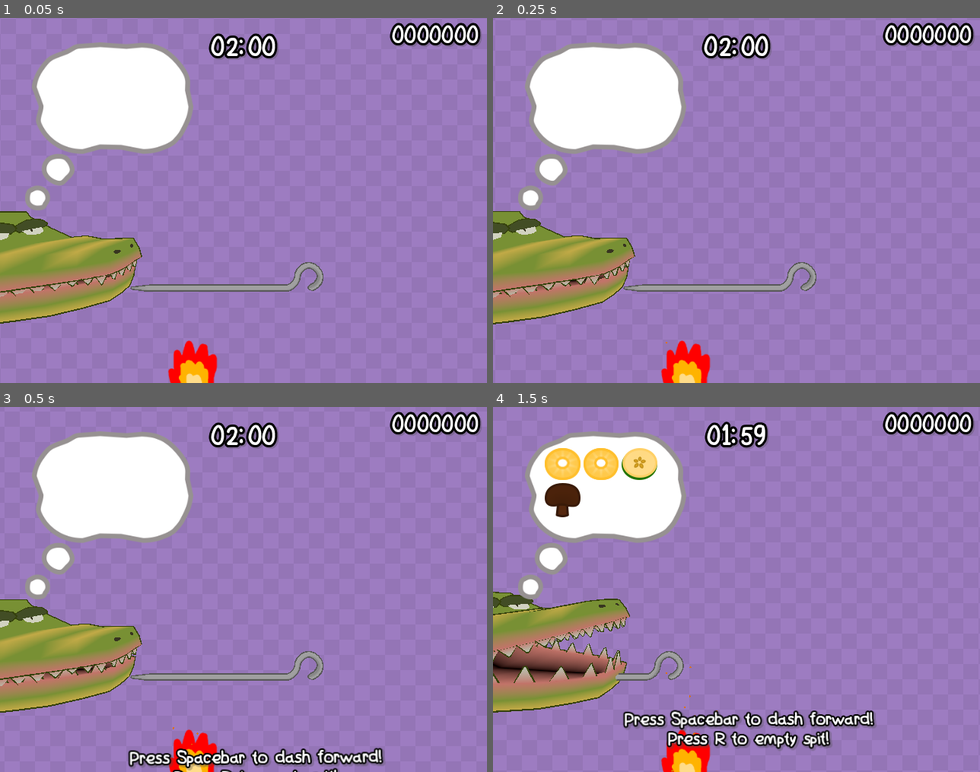
Above: before the commit, frames 1-4 (two rows, left to right).
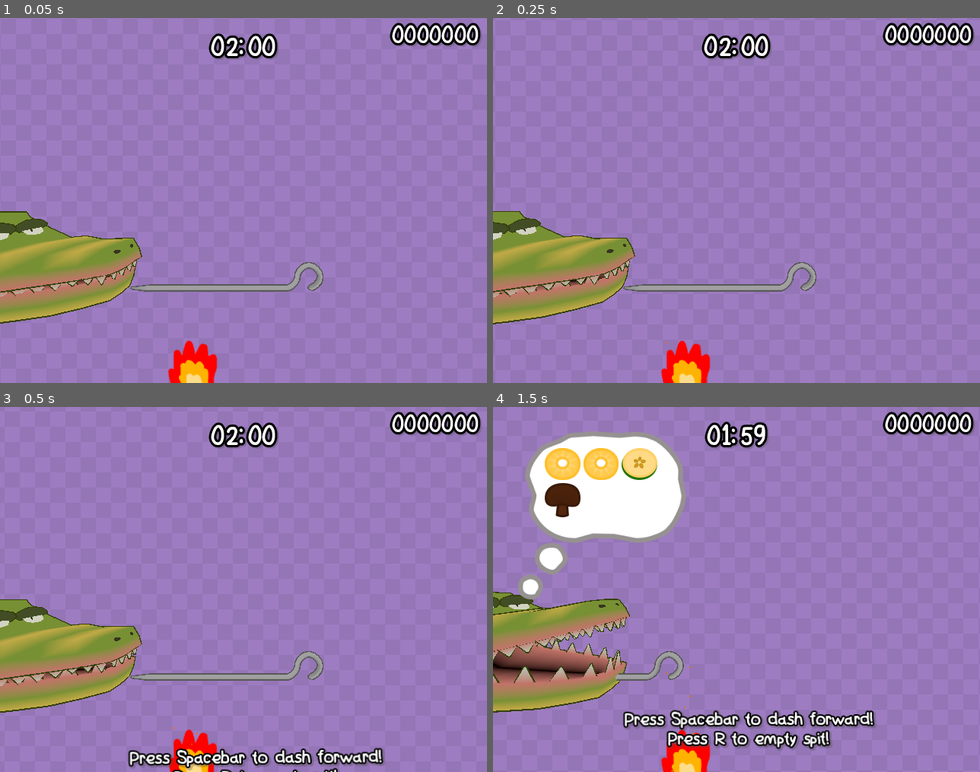
Above: after the commit, the same moments.

Repository: MartinLeGrand/AGES2026GameJam
Game: Godot game, scene res://Project/Maps/GameScene.tscn
The game is run twice, just before and just after one commit, with the same random seed, the same clock (stepped at 60 frames per second) and the same inputs. This scene is started directly instead of the project's main scene. The engine's default icon, where the game draws it, is replaced by a stand-in: a white triangle on a blue panel in a dark square.
Inputs:
- Up to frame 1 (0.05 s): no input
- Up to frame 2 (0.25 s): no input
- Up to frame 3 (0.5 s): no input
- Up to frame 4 (1.5 s): tap Space (dash) at 0.5, 0.6, 1.25 s; hold Right (ui_right) 0.53-1.28 s; hold Left (ui_left) from 1.28 s (still down); tap R (empty_spit) at 1.35 s

The runs differ from the first frame. In frame 1, 9.3% of the frame differs, in the area x 5-40%, y 6-53%; in frame 2, 9.3%; in frame 3, 9.3%; in frame 4, nothing differs.

Commit message:
Thought bubble now shows/hides correctly

Diff:
--- a/Project/Globals/EffectManager/FXManager.tscn
+++ b/Project/Globals/EffectManager/FXManager.tscn
@@ -39,7 +39,7 @@
 [node name="FryingSound" type="AudioStreamPlayer" parent="." unique_id=917541814]
 process_mode = 1
 stream = ExtResource("6_mns4h")
-volume_db = -2.5
+volume_db = -4.0
 
 [node name="EmptySpit" type="AudioStreamPlayer" parent="." unique_id=2123143201]
 stream = ExtResource("7_f6g8c")
--- a/Project/Maps/GameScene.tscn
+++ b/Project/Maps/GameScene.tscn
@@ -254,6 +254,7 @@
 
 [node name="UiOrderThought" parent="CanvasLayerForeground" unique_id=1780630391 instance=ExtResource("1_wot6h")]
 process_mode = 1
+visible = false
 anchors_preset = 8
 anchor_left = 0.5
 anchor_top = 0.5
--- a/Project/Maps/game_scene.gd
+++ b/Project/Maps/game_scene.gd
@@ -7,6 +7,7 @@
 func _ready() -> void:
 	GameManager.init_game()
 	GameManager.game_started.connect(ui_order_thought.show)
+	GameManager.game_ended.connect(ui_order_thought.hide)
 	GameManager.game_ended.connect(func(): get_tree().change_scene_to_file("res://Project/Maps/EndScene.tscn"))
 
 
--- a/project.godot
+++ b/project.godot
@@ -10,7 +10,7 @@
 
 [application]
 
-config/name="Ages 2026 Game Jam"
+config/name="Crocokebab"
 run/main_scene="uid://cfv8kn57cs3su"
 config/features=PackedStringArray("4.7", "Forward Plus")
 config/icon="res://Project/Art/icon.svg"
Not shown, changed: export_presets.cfg
